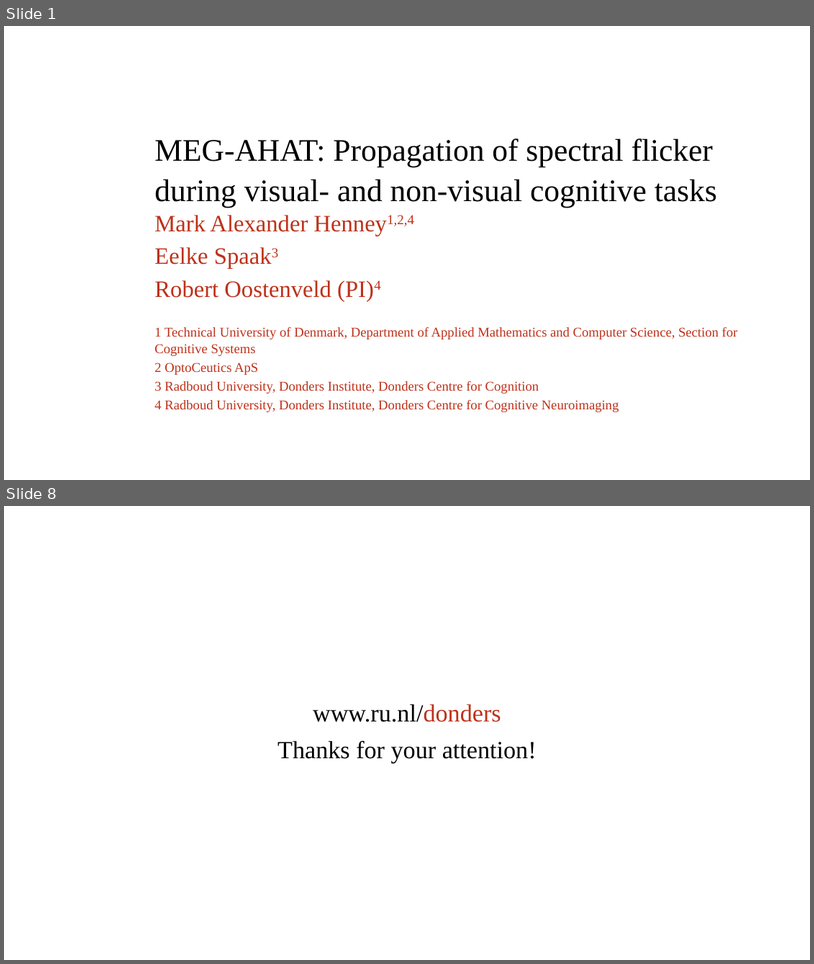
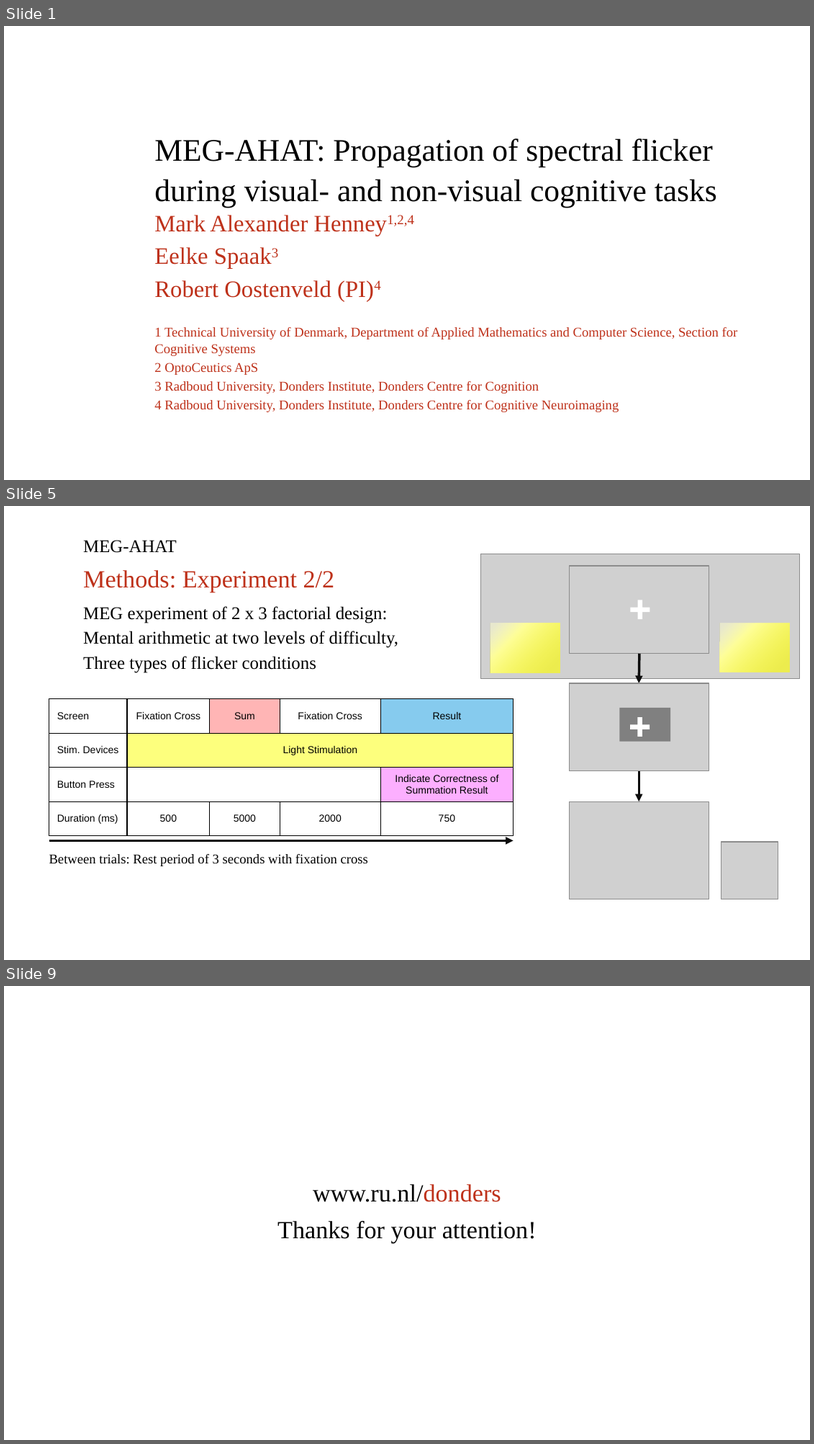
Before and after one commit to henneysq/meg-ahat, a slide deck: protocol/Invisible-Flicker_aka_MEG-AHAT_project_PPM.pptx. Shown one above the other, each under a label of ours: slides 1 and 8 before the commit, slides 1, 5 and 9 after it; the slides between them are not shown. The pictures are 814x964 and 814x1444 pixels, drawn with LibreOffice and Linux fonts; fonts in the diff are those of the drawing; grey boxes stand for pictures; background and template pictures are left out. Boxes give left, top, right and bottom in pixels: in the first picture for what was removed or moved away, otherwise in the second. Text is boxed around its words. In the diff, an @@ line names an element or a change of style, - is before the commit and + after.

```diff
--- a/protocol/Invisible-Flicker_aka_MEG-AHAT_project_PPM.pptx
+++ b/protocol/Invisible-Flicker_aka_MEG-AHAT_project_PPM.pptx
@@ slide 5 added at (4,506,810,960), background picture (left out) @@
@@ title added at (83,540,177,553), 16 pt, text #000000 @@
+MEG-AHAT
@@ text added at (83,570,335,592), 22 pt, text #BE311A @@
+Methods: Experiment 2/2
@@ picture added at (481,554,800,679) @@
@@ picture added at (570,566,710,654) @@
@@ text added at (83,606,399,673), 16 pt, text #000000 @@
+MEG experiment of 2 x 3 factorial design:
+Mental arithmetic at two levels of difficulty,
+Three types of flicker conditions
@@ plus added at (630,600,650,620), fill #FFFFFF @@
@@ rectangle added at (490,623,560,672), fill gradient #FFFF00 to #FFFF99 to #FFFFCC @@
@@ rectangle added at (720,623,790,672), fill gradient #FFFF00 to #FFFF99 to #FFFFCC @@
@@ arrow added from (640, 654) to (640, 683), #0D0D0D 2.25 pt @@
@@ table added at (49,699,514,836), 4 rows, 6 columns @@
+Screen | Fixation Cross | Sum | Fixation Cross |  | Result
+Stim. Devices | Light Stimulation |  |  |  | 
+Button Press |  |  |  |  | Indicate Correctness of Summation Result
+Duration (ms) | 500 | 5000 | 2000 |  | 750
@@ picture added at (569,683,709,771) @@
@@ rectangle added at (620,708,671,741), fill #808080 @@
@@ plus added at (630,717,650,736), fill #FFFFFF @@
@@ arrow added from (640, 770) to (640, 801), #0D0D0D 2.25 pt @@
@@ picture added at (569,801,709,898) @@
@@ arrow added from (49, 841) to (514, 841), #0D0D0D 2.25 pt @@
@@ picture added at (722,842,779,898) @@
@@ text added at (49,854,368,866), 12 pt, text #000000 @@
+Between trials: Rest period of 3 seconds with fixation cross
@@ what was slide 8 is now slide 9 @@
```
Also in this commit, not shown: 4 slides changed, 2 other slides added, 2 slides removed.
